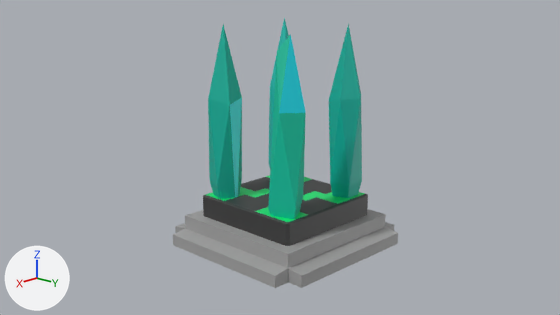
Renders of the Blender file Assets/Models/Game/MapObject/WarpGate/B_WarpGate.blend from each side of a commit.
Before and after are seen from the file's camera 'カメラ'. The lights are fixed; the arrows at lower left show +X, +Y and +Z.

The scene before the commit, as lines of its bpy script (objects in view):
```python
ob_warpgate1 = bpy.data.objects.new('warpgate1', me_cube)
ob_warpgate1.location = (0.0, 0.0, 0.0)
ob_warpgate3 = bpy.data.objects.new('warpgate3', me_ico球_001)
ob_warpgate3.location = (0.0, 0.0, 0.0)
ob_warpgate3.rotation_euler = (1.571, 0.0, 0.0)  # degrees (90, 0, 0)
ob_warpgate3.scale = (0.01, 0.01, 0.01)
ob_warpgate4 = bpy.data.objects.new('warpgate4', me_ico球_002)
ob_warpgate4.location = (0.0, 0.0, 0.0)
ob_warpgate4.rotation_euler = (1.571, 0.0, 0.0)  # degrees (90, 0, 0)
ob_warpgate4.scale = (0.01, 0.01, 0.01)
ob_warpgate5 = bpy.data.objects.new('warpgate5', me_ico球_003)
ob_warpgate5.location = (0.0, 0.0, 0.0)
ob_warpgate5.rotation_euler = (1.571, 0.0, 0.0)  # degrees (90, 0, 0)
ob_warpgate5.scale = (0.01, 0.01, 0.01)
ob_warpgate6 = bpy.data.objects.new('warpgate6', me_ico球_004)
ob_warpgate6.location = (0.0, 0.0, 0.0)
ob_warpgate6.rotation_euler = (1.571, 0.0, 0.0)  # degrees (90, 0, 0)
ob_warpgate6.scale = (0.01, 0.01, 0.01)
# also in view: 'warpgate2' at (0.0, 0.0, -0.415)
```
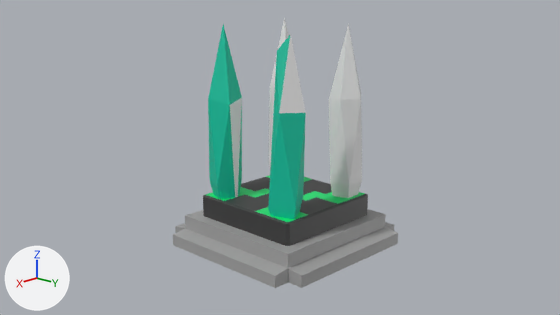
What changed in the scene script:
```text
Change me_ico球_004:
    where me_ico球_004.from_pydata(...)  # 12 vertices, 20 faces; spans x -31.5..-13.9, y -52.0..69.9, z -31.9..-14.0
    used by ob_warpgate6; location = (0.0, 0.0, 0.0); rotation_euler = (1.571, 0.0, 0.0), in degrees (90, 0, 0); scale = (0.01, 0.01, 0.01)
    remove me_ico球_004.materials.append(mat_warpgate6_color2)  # cyan #1fe5e5
    me_ico球_004 part 1: all 19 faces that had it switch from mat_warpgate6_color1 (cyan #00b5a2) to no material
    add me_ico球_004.materials.append(mat_warpgate3_color1)  # cyan #00c7a3
Change me_ico球_001:
    where me_ico球_001.from_pydata(...)  # 12 vertices, 20 faces; spans x 13.9..31.4, y -50.8..68.2, z -31.9..-13.4
    used by ob_warpgate3; location = (0.0, 0.0, 0.0); rotation_euler = (1.571, 0.0, 0.0), in degrees (90, 0, 0); scale = (0.01, 0.01, 0.01)
    me_ico球_001 part 2: all 2 faces that had it switch from mat_warpgate3_color2 (cyan #00d8e7) to no material
Change me_ico球_003:
    where me_ico球_003.from_pydata(...)  # 12 vertices, 20 faces; spans x 13.9..31.5, y -52.0..69.9, z 14.0..31.9
    used by ob_warpgate5; location = (0.0, 0.0, 0.0); rotation_euler = (1.571, 0.0, 0.0), in degrees (90, 0, 0); scale = (0.01, 0.01, 0.01)
    me_ico球_003 part 3: all 18 faces that had it switch from mat_warpgate5_color1 (cyan #00b59f) to mat_warpgate3_color1 (cyan #00c7a3)
    me_ico球_003 part 4: all 2 faces that had it switch from mat_warpgate6_color2 (cyan #1fe5e5) to no material
Change me_ico球_002:
    where me_ico球_002.from_pydata(...)  # 12 vertices, 20 faces; spans x -31.5..-13.9, y -52.0..69.9, z 14.0..31.9
    used by ob_warpgate4; location = (0.0, 0.0, 0.0); rotation_euler = (1.571, 0.0, 0.0), in degrees (90, 0, 0); scale = (0.01, 0.01, 0.01)
    remove me_ico球_002.materials.append(mat_warpgate3_color2)  # cyan #00d8e7
    me_ico球_002 part 5: all 19 faces that had it switch from mat_warpgate4_color1 (cyan #1dbeb1) to no material
    add me_ico球_002.materials.append(mat_warpgate3_color1)  # cyan #00c7a3
```

Location of each change, [x1, y1, x2, y2] in pixels of the pictures (560 x 315 px):
part 1 of me_ico球_004, recoloured (cyan to grey): [329, 23, 362, 198] in both
part 2 of me_ico球_001, recoloured (cyan to grey): [279, 34, 306, 113] in both
part 3 of me_ico球_003, recoloured: [208, 25, 242, 199] in both
part 4 of me_ico球_003, recoloured (cyan to grey): [230, 98, 242, 198] in both
part 5 of me_ico球_002, recoloured (cyan to grey): [269, 18, 289, 168] in both
